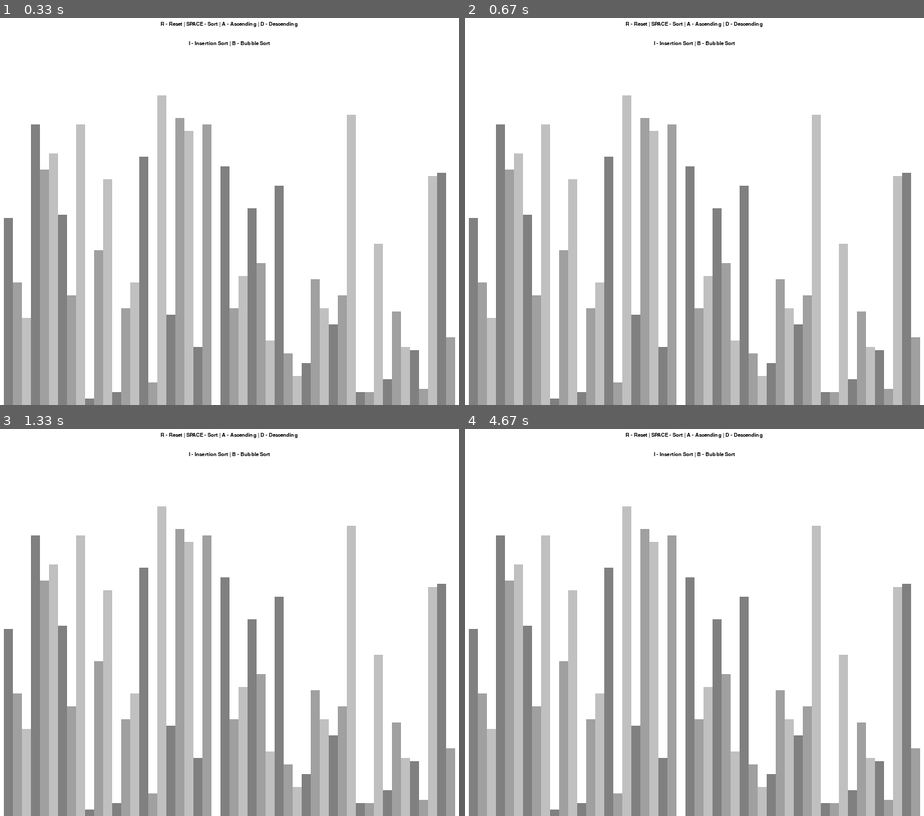
Above: before the commit, frames 1-4 (two rows, left to right).
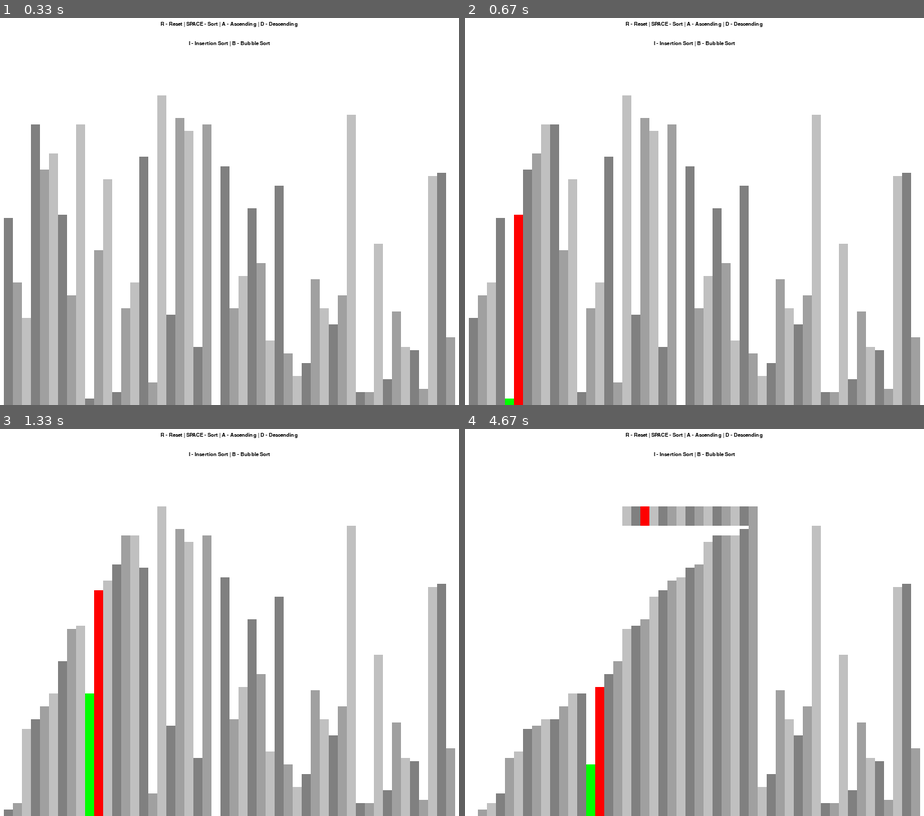
Above: after the commit, the same moments.

Repository: muktoakash/sorting-algorithm-visualizer
Game: pygame game, started from visualizer.py
Same seed, same stepped clock (60 frames per second), same inputs: the game is played once before the commit and once after it.
Inputs:
- Up to frame 1 (0.33 s): no input
- Up to frame 2 (0.67 s): tap Space at 0.33 s
- Up to frame 3 (1.33 s): no input
- Up to frame 4 (4.67 s): no input

Frame 1 is identical in both runs. In frame 2, 6.0% of the frame differs, in the area x 0-21%, y 27-100%; in frame 3, 9.5%; in frame 4, 22%, in the area x 0-64%, y 20-100%.

Commit message:
Implement bubble sort algorithm and draw_sort function

Diff:
--- /dev/null
+++ b/bubble_sort.py
@@ -0,0 +1,17 @@
+def bubble_sort(draw_info, ascending = True):
+    lst = draw_info.lst
+
+    for i in range(len(lst) - 1):
+        for j in range(len(lst) -1 -i):
+            num1 = lst[j]
+            num2 = lst[j + 1]
+
+            if (num1 > num2 and ascending) or (num1 < num2 and not ascending):
+                lst[j], lst[j+1] = lst[j+1], lst[j]
+                yield j
+
+def main():
+    print("Implements bubble sort.")
+
+if __name__ == "__main__":
+    main()
--- a/visualizer.py
+++ b/visualizer.py
@@ -1,5 +1,8 @@
 import pygame
 import random
+
+from bubble_sort import bubble_sort
+
 pygame.init()
 
 # Global Class
@@ -68,8 +71,13 @@
     draw_list(draw_info)
     pygame.display.update()
 
-def draw_list(draw_info):
+def draw_list(draw_info, color_positions={}, clear_bg = False):
     lst = draw_info.lst
+
+    if clear_bg:
+        clear_rect = (draw_info.SIDE_PAD // 2, draw_info.TOP_PAD, draw_info.width - draw_info.SIDE_PAD, draw_info.height - draw_info.TOP_PAD)
+
+        pygame.draw.rect(draw_info.window, draw_info.BACKGROUND_COLOUR, clear_rect)
 
     for i, val in enumerate(lst):
         x = draw_info.start_x + i * draw_info.block_width
@@ -77,7 +85,27 @@
 
         color = draw_info.GRADIENTS[i % 3]
 
+        if i in color_positions:
+            color = color_positions[i]
+
         pygame.draw.rect(draw_info.window, color, (x, y, draw_info.block_width, draw_info.height))
+
+    if clear_bg:
+        pygame.display.update()
+
+# major change
+def draw_sort(sorting_algorithm, draw_info, ascending):
+
+    try:
+        j = next(sorting_algorithm(draw_info, ascending))
+        draw_list(draw_info, {j: draw_info.GREEN, j + 1:
+                              draw_info.RED}, True)
+    except StopIteration:
+        draw(draw_info)
+        return False
+
+    return True
+
 
 def main():
     run = True
@@ -95,10 +123,21 @@
 
     ascending = True
 
+    sorting_algorithm = bubble_sort
+    sorting_algo_name = "Bubble Sort"
+    # sorting_algorithm_generator = draw_sort(sorting_algorithm, draw_info, ascending)
+
     while run:
         clock.tick(60)
 
-        draw(draw_info)
+        if sorting: # major change
+            # try:
+            #     next(sorting_algorithm_generator)
+            # except StopIteration:
+            #     sorting = False
+            sorting = draw_sort(sorting_algorithm, draw_info, ascending)
+        else:
+            draw(draw_info)
 
         pygame.display.update()
 
@@ -114,6 +153,7 @@
                 sorting = False
             elif event.key == pygame.K_SPACE and sorting == False:
                 sorting = True
+                # sorting_algorithm_generator = draw_sort(sorting_algorithm, draw_info, ascending)
             elif event.key == pygame.K_a and sorting == False:
                 ascending = True
             elif event.key == pygame.K_d and sorting == False:
